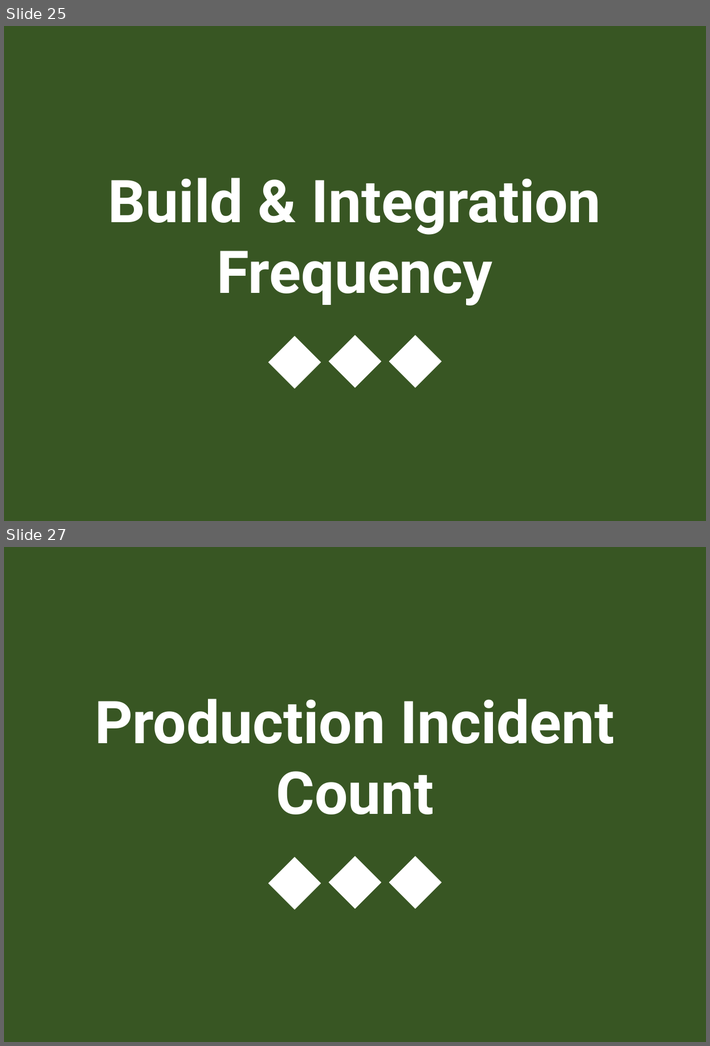
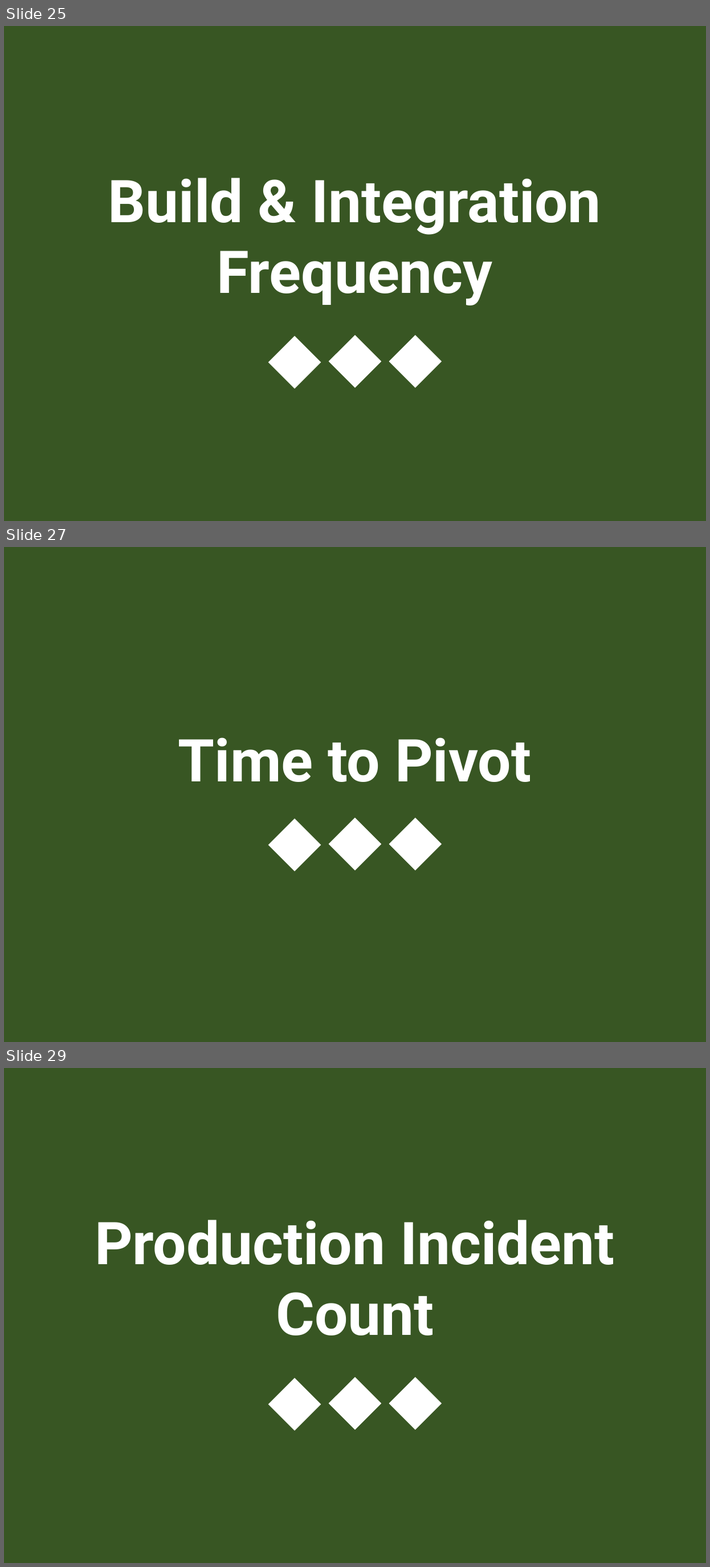
Before and after one commit to ScrumFacilitators/measuringoutcome-en, a slide deck: Measuring Outcome v2 - 2020 update.pptx. Shown one above the other, each under a label of ours: slides 25 and 27 before the commit, slides 25, 27 and 29 after it; the slides between them are not shown. The pictures are 710x1046 and 710x1567 pixels, drawn with LibreOffice and Linux fonts; fonts in the diff are those of the drawing. Boxes give left, top, right and bottom in pixels: in the first picture for what was removed or moved away, otherwise in the second. Text is boxed around its words. In the diff, an @@ line names an element or a change of style, - is before the commit and + after.

Commit message:
added Time to Pivot (green card) bringing total of green to 15

```diff
--- a/Measuring Outcome v2 - 2020 update.pptx
+++ b/Measuring Outcome v2 - 2020 update.pptx
@@ slide 27 added at box(4, 547, 706, 1042), background #FFFFFF @@
@@ rounded rectangle added at box(4, 547, 706, 1042), fill #385723 @@
@@ group added at box(178, 737, 531, 871): 3 diamonds, 1 text @@
+Time to Pivot
@@ what was slide 27 is now slide 29 @@
```
Also in this commit, not shown: 1 other slide added.
